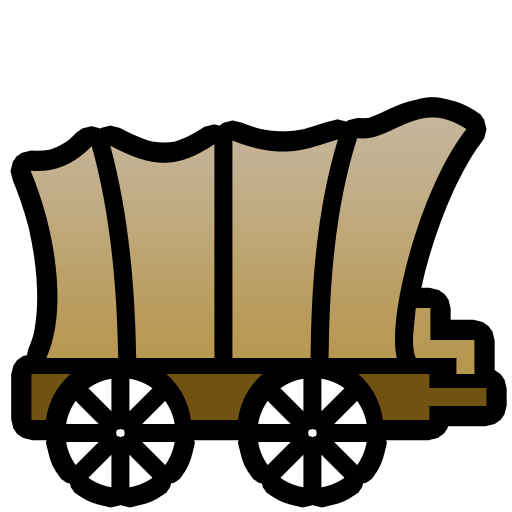
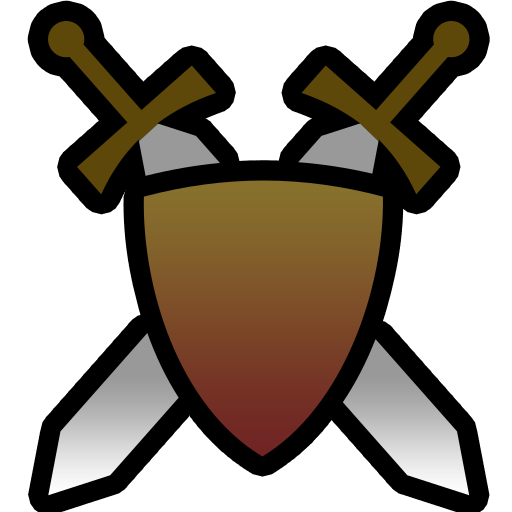
Before/after of a w=512, h=512 layered artwork. What changed in the layer stack:
added group "Sword n Shield" with 3 layers in group "Border" over [48, 21, 470, 496]
added layer "Ebene 8" in group "Sword n Shield" over [143, 180, 383, 457]
added layer "Ebene 9" in group "Sword n Shield" over [48, 123, 470, 496]
added layer "swords-emblem" in group "Sword n Shield" over [48, 21, 470, 195]
hid group "Wagon" (3 layers) over [30, 117, 487, 488]
